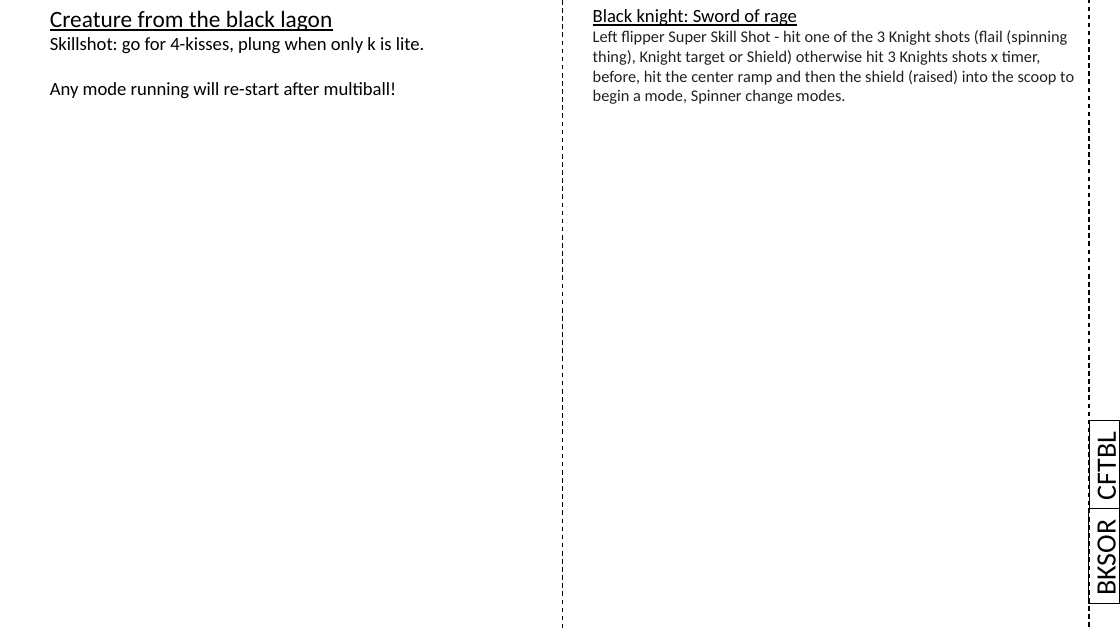
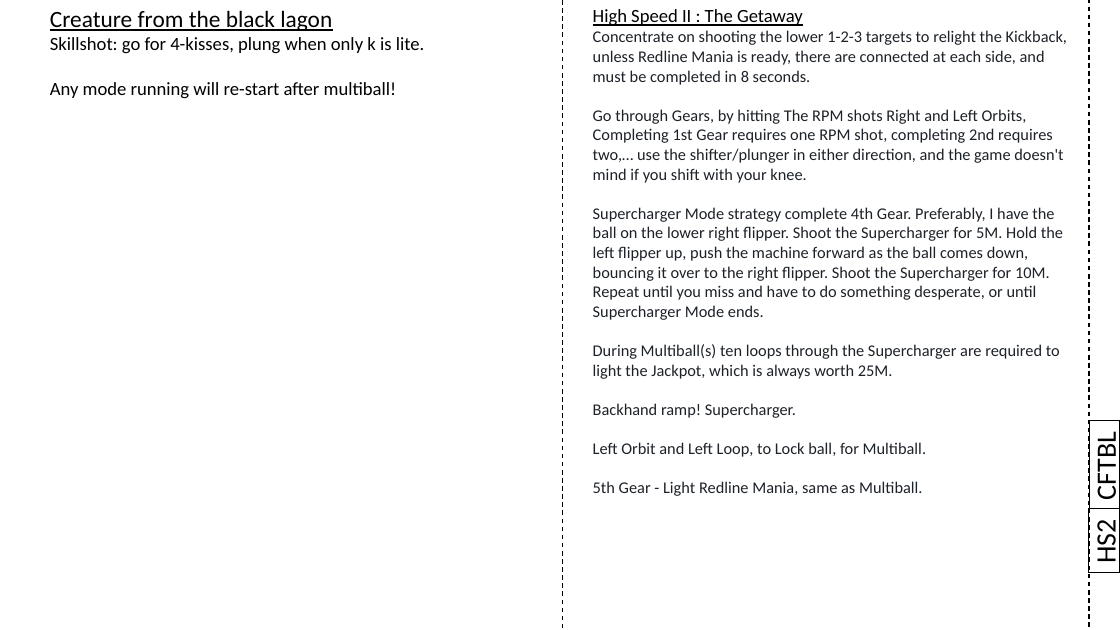
Before and after one commit to karstenbolge/PB, a slide deck: slide 8 of PB.pptx. Drawn at 1120x630 pixels with LibreOffice and Linux fonts; fonts in the diff are those of the drawing. Boxes give left, top, right and bottom in pixels: in the first picture for what was removed or moved away, otherwise in the second. Text is boxed around its words. In the diff, an @@ line names an element or a change of style, - is before the commit and + after.

```diff
--- a/PB.pptx
+++ b/PB.pptx
@@ text at (x1=593, y1=9, x2=1067, y2=496): text changed @@
-Black knight: Sword of rage
-Left flipper Super Skill Shot - hit one of the 3 Knight shots (flail (spinning thing), Knight target or Shield) otherwise hit 3 Knights shots x timer, before, hit the center ramp and then the shield (raised) into the scoop to begin a mode, Spinner change modes.
+High Speed II : The Getaway
+Concentrate on shooting the lower 1-2-3 targets to relight the Kickback, unless Redline Mania is ready, there are connected at each side, and must be completed in 8 seconds.
+Go through Gears, by hitting The RPM shots Right and Left Orbits, Completing 1st Gear requires one RPM shot, completing 2nd requires two,… use the shifter/plunger in either direction, and the game doesn't mind if you shift with your knee.
+Supercharger Mode strategy complete 4th Gear. Preferably, I have the ball on the lower right flipper. Shoot the Supercharger for 5M. Hold the left flipper up, push the machine forward as the ball comes down, bouncing it over to the right flipper. Shoot the Supercharger for 10M. Repeat until you miss and have to do something desperate, or until Supercharger Mode ends.
+During Multiball(s) ten loops through the Supercharger are required to light the Jackpot, which is always worth 25M.
+Backhand ramp! Supercharger.
+Left Orbit and Left Loop, to Lock ball, for Multiball.
+5th Gear - Light Redline Mania, same as Multiball.
@@ rectangle "HS2" resized from (x1=1089, y1=509, x2=1120, y2=604) to (x1=1089, y1=509, x2=1120, y2=573) @@
@@ text in rectangle at (x1=1089, y1=523, x2=1120, y2=562): text changed @@
-BKSOR
+HS2
```
Also in this commit, not shown: 1 other file.
